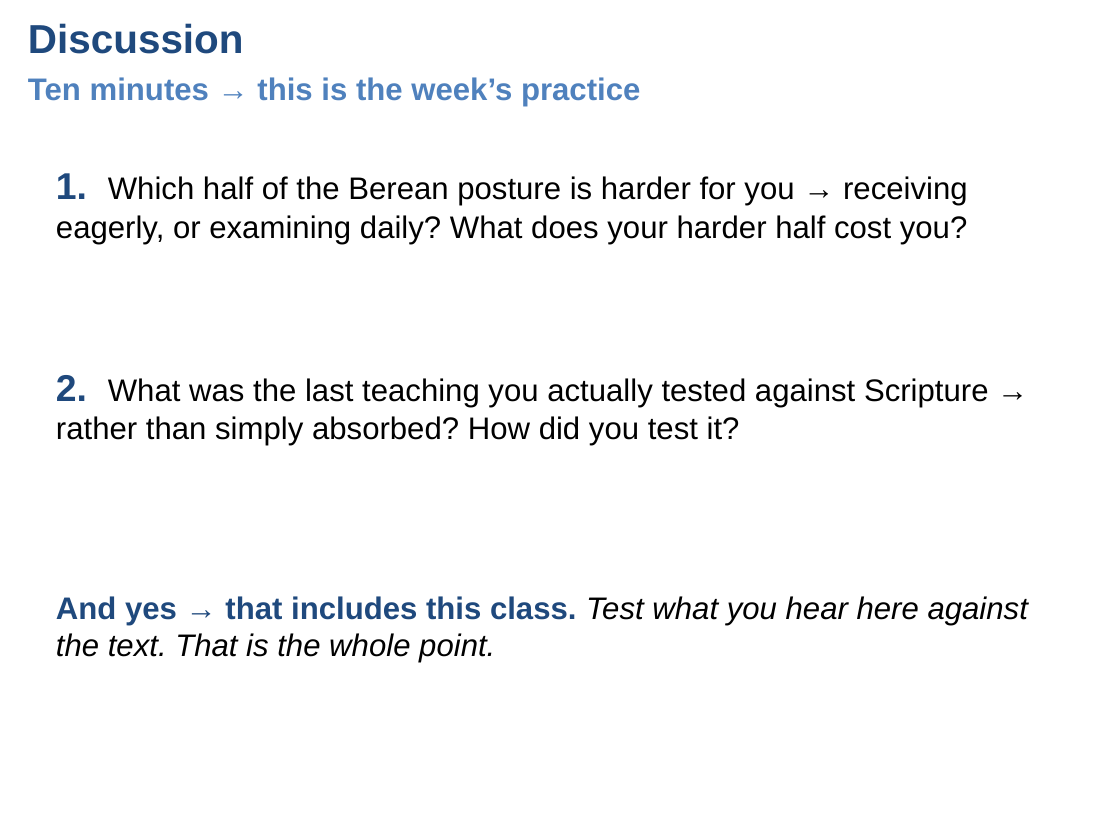
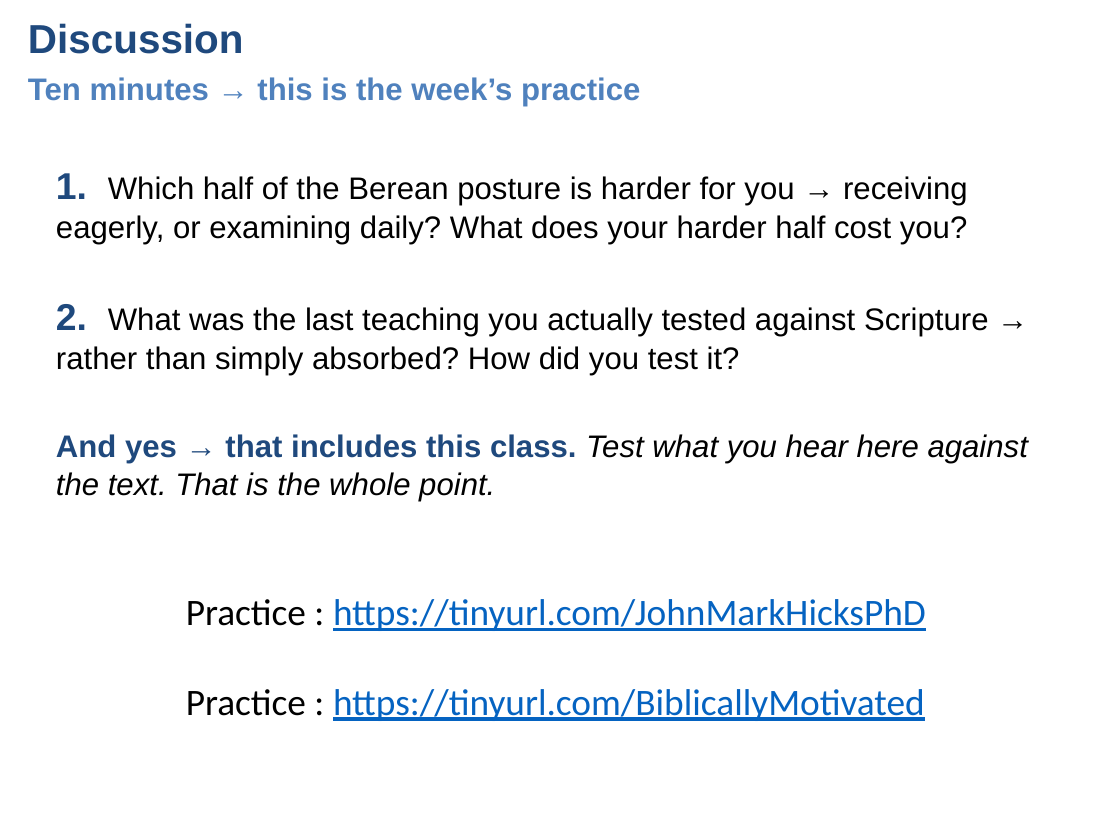
Before and after one commit to UsefulEngines/EvangelismPublic, a slide deck: slide 7 of 2026-Q4/05-TheBereanMethod/Week05-TheBereanMethod.pptx (slide 6 before the commit). Drawn at 1120x840 pixels with LibreOffice and Linux fonts; fonts in the diff are those of the drawing. Boxes give left, top, right and bottom in pixels: in the first picture for what was removed or moved away, otherwise in the second. Text is boxed around its words. In the diff, an @@ line names an element or a change of style, - is before the commit and + after.

```diff
--- a/2026-Q4/05-TheBereanMethod/Week05-TheBereanMethod.pptx
+++ b/2026-Q4/05-TheBereanMethod/Week05-TheBereanMethod.pptx
@@ text "2. What was the last ...": place and size @@
-text "2. What was the last ..." at [56, 375, 989, 446]
+text "2. What was the last ..." at [56, 304, 989, 375]
@@ text "And yes → that includes ...": place and size @@
-text "And yes → that includes ..." at [56, 596, 1028, 662]
+text "And yes → that includes ..." at [56, 434, 1028, 501]
@@ text added at [186, 599, 926, 721], 24 pt, text #0563C1, underline @@
+Practice : https://tinyurl.com/JohnMarkHicksPhD
+Practice : https://tinyurl.com/BiblicallyMotivated
```
Also in this commit, not shown: 3 other slides changed, 1 other file.
